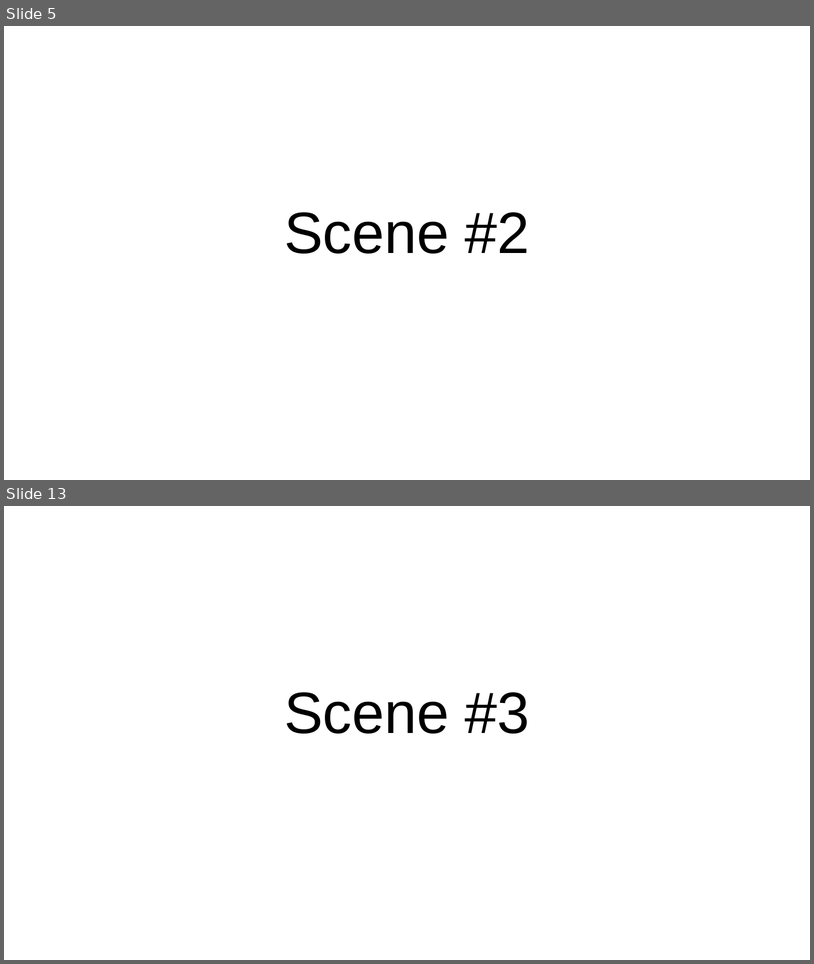
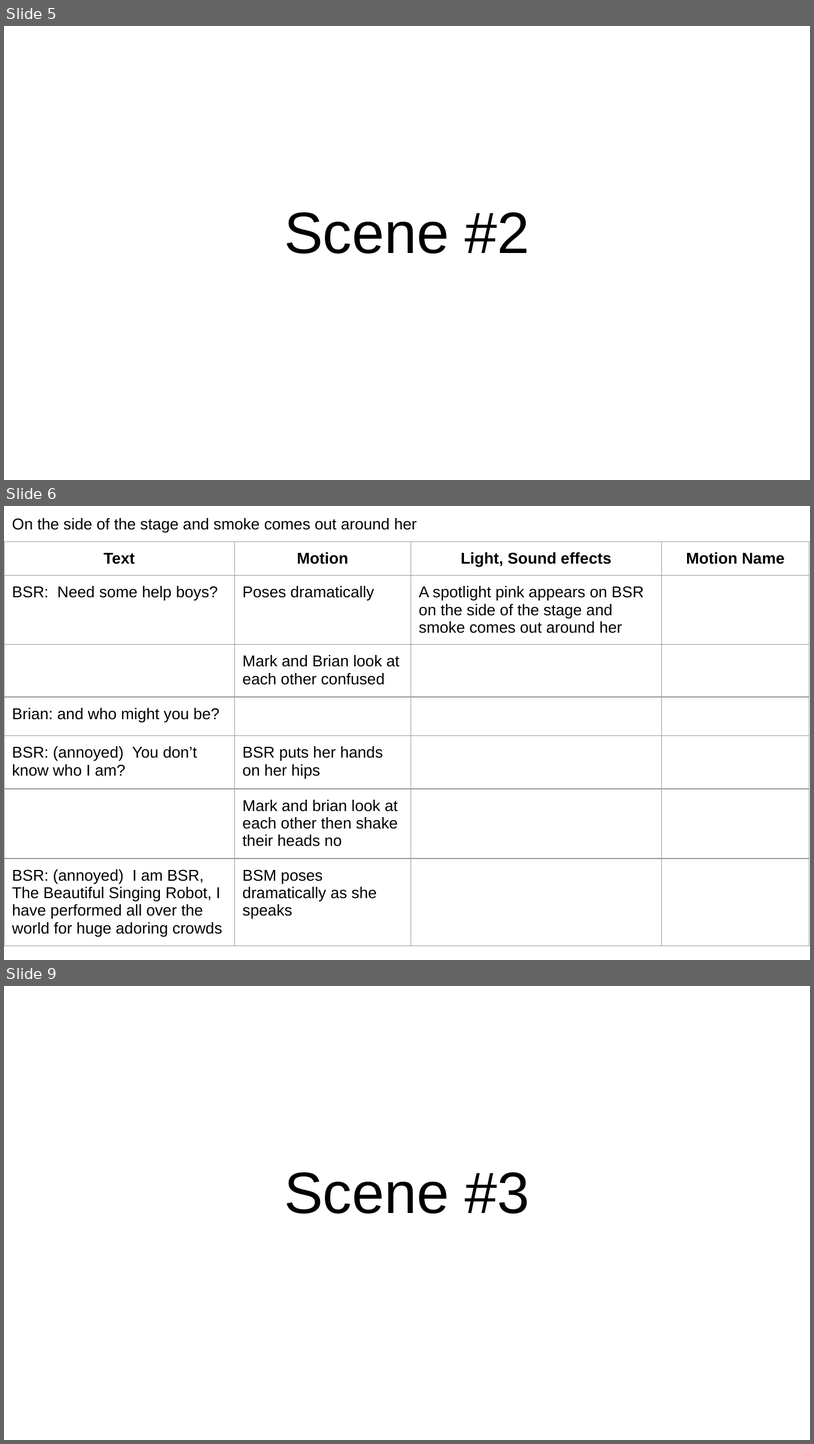
Before and after one commit to poanessa/RobotTheater2017, a slide deck: Capstone play_ Motion Library.pptx. Shown one above the other, each under a label of ours: slides 5 and 13 before the commit, slides 5, 6 and 9 after it; the slides between them are not shown. The pictures are 814x964 and 814x1444 pixels, drawn with LibreOffice and Linux fonts; fonts in the diff are those of the drawing. Boxes give left, top, right and bottom in pixels: in the first picture for what was removed or moved away, otherwise in the second. Text is boxed around its words. In the diff, an @@ line names an element or a change of style, - is before the commit and + after.

```diff
--- a/Capstone play_ Motion Library.pptx
+++ b/Capstone play_ Motion Library.pptx
@@ slide 6 added at [4, 506, 810, 960], background #FFFFFF @@
@@ text added at [12, 518, 417, 533], 14 pt, text #000000 @@
+On the side of the stage and smoke comes out around her
@@ table added at [4, 541, 810, 939], 7 rows, 4 columns @@
+Text | Motion | Light, Sound effects | Motion Name
+BSR: Need some help boys? | Poses dramatically | A spotlight pink appears on BSR / on the side of the stage and smoke comes out around her | 
+ | Mark and Brian look at each other confused |  | 
+Brian: and who might you be? |  |  | 
+BSR: (annoyed) You don’t know who I am? | BSR puts her hands on her hips |  | 
+ | Mark and brian look at each other then shake their heads no |  | 
+BSR: (annoyed) I am BSR, The Beautiful Singing Robot, I have performed all over the world for huge adoring crowds | BSM poses dramatically as she speaks |  | 
@@ what was slide 13 is now slide 9 @@
```
Also in this commit, not shown: 1 slide changed, 10 other slides added, 9 slides removed.
